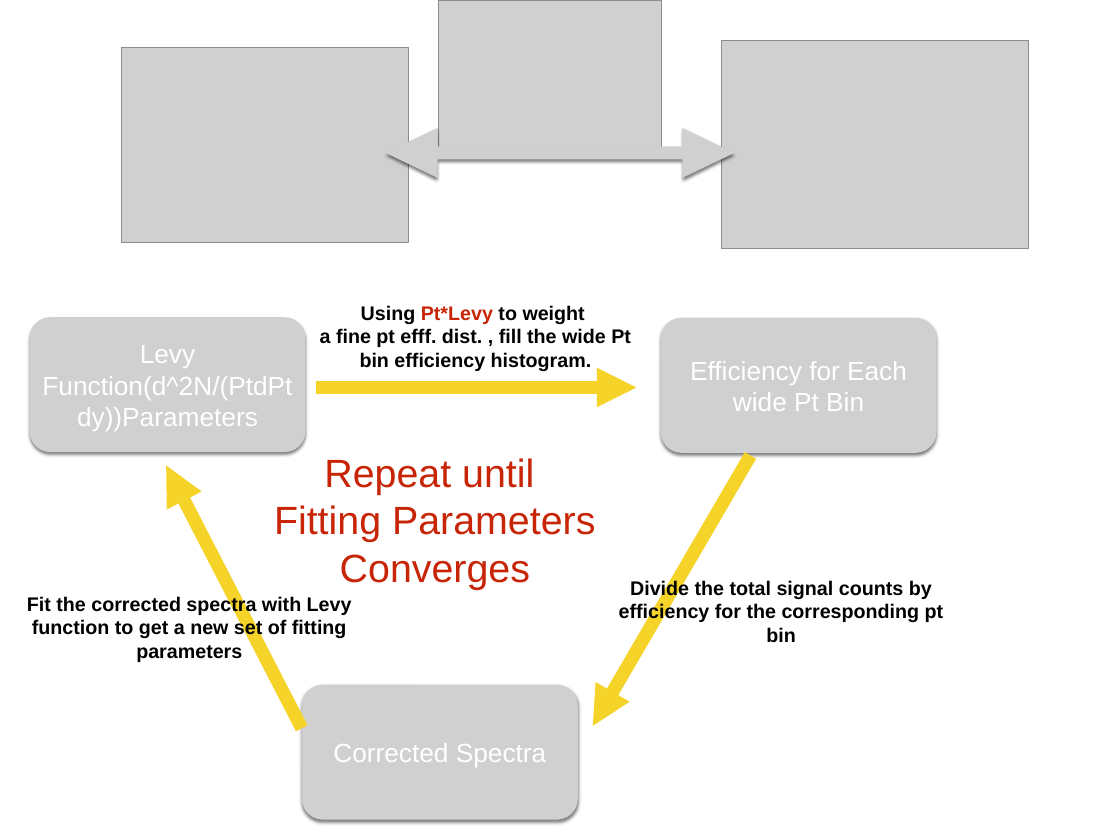
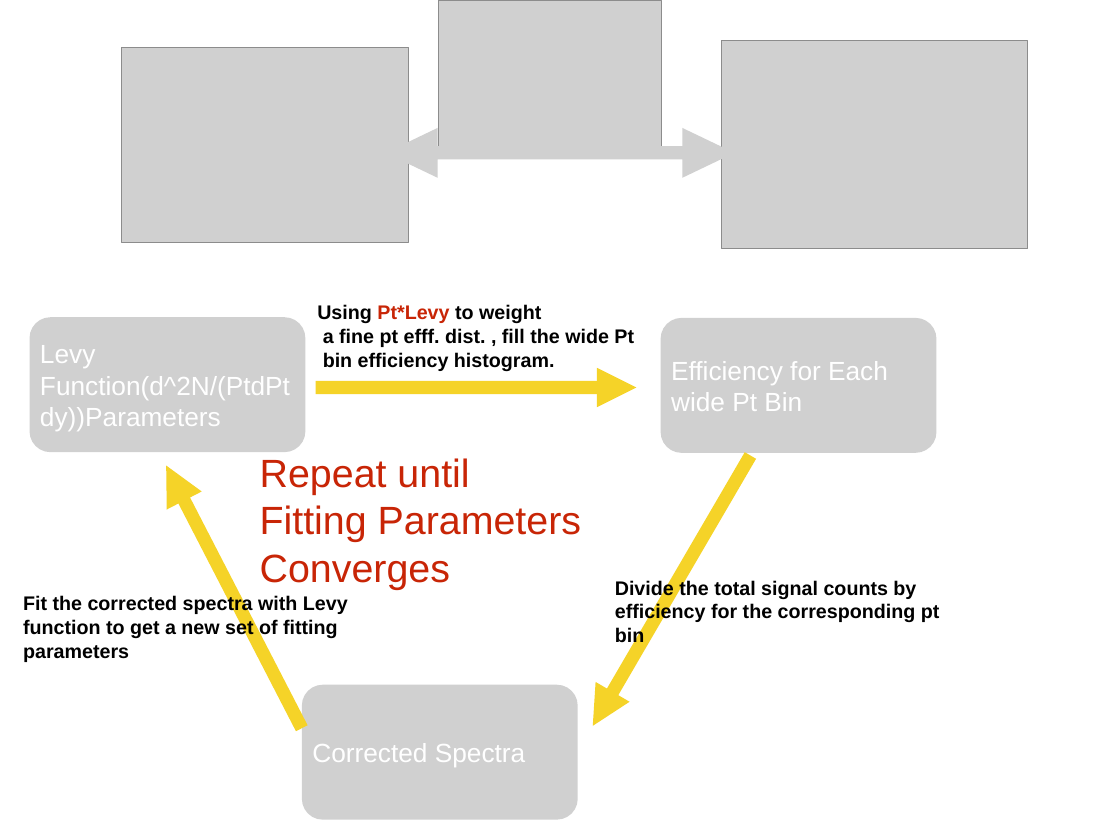
Before and after one commit to wenliwen64/Omg_Phi_15GeV, a slide deck: slide 5 of analysis_notes/July20GroupMeeting.pptx. Drawn at 1120x840 pixels with LibreOffice and Linux fonts; fonts in the diff are those of the drawing; grey boxes stand for pictures. Boxes give left, top, right and bottom in pixels: in the first picture for what was removed or moved away, otherwise in the second. Text is boxed around its words. In the diff, an @@ line names an element or a change of style, - is before the commit and + after.

```diff
--- a/analysis_notes/July20GroupMeeting.pptx
+++ b/analysis_notes/July20GroupMeeting.pptx
@@ alignment centre to left in 7 elements at <box>30,317,306,452</box>, <box>661,318,936,453</box>, <box>302,684,577,819</box>, <box>23,595,348,662</box>, <box>615,579,940,647</box>, <box>317,304,634,371</box>, <box>260,458,581,590</box> @@
@@ text "Repeat until": place and size @@
-text "Repeat until" at <box>274,458,595,590</box>
+text "Repeat until" at <box>260,458,581,590</box>
@@ arrow (302, 729) - (166, 465): stroke #F5D328 12 pt to #F5D328 11.99 pt @@
@@ arrow (751, 455) - (593, 726): stroke #F5D328 12 pt to #F5D328 11.99 pt @@
```
Also in this commit, not shown: 2 other slides changed, 20 other files.
